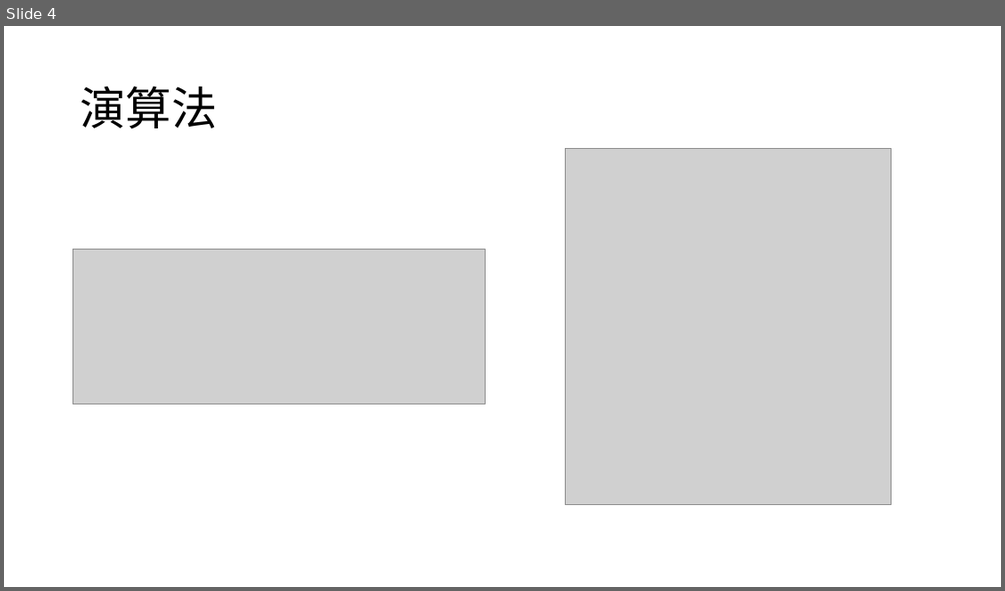
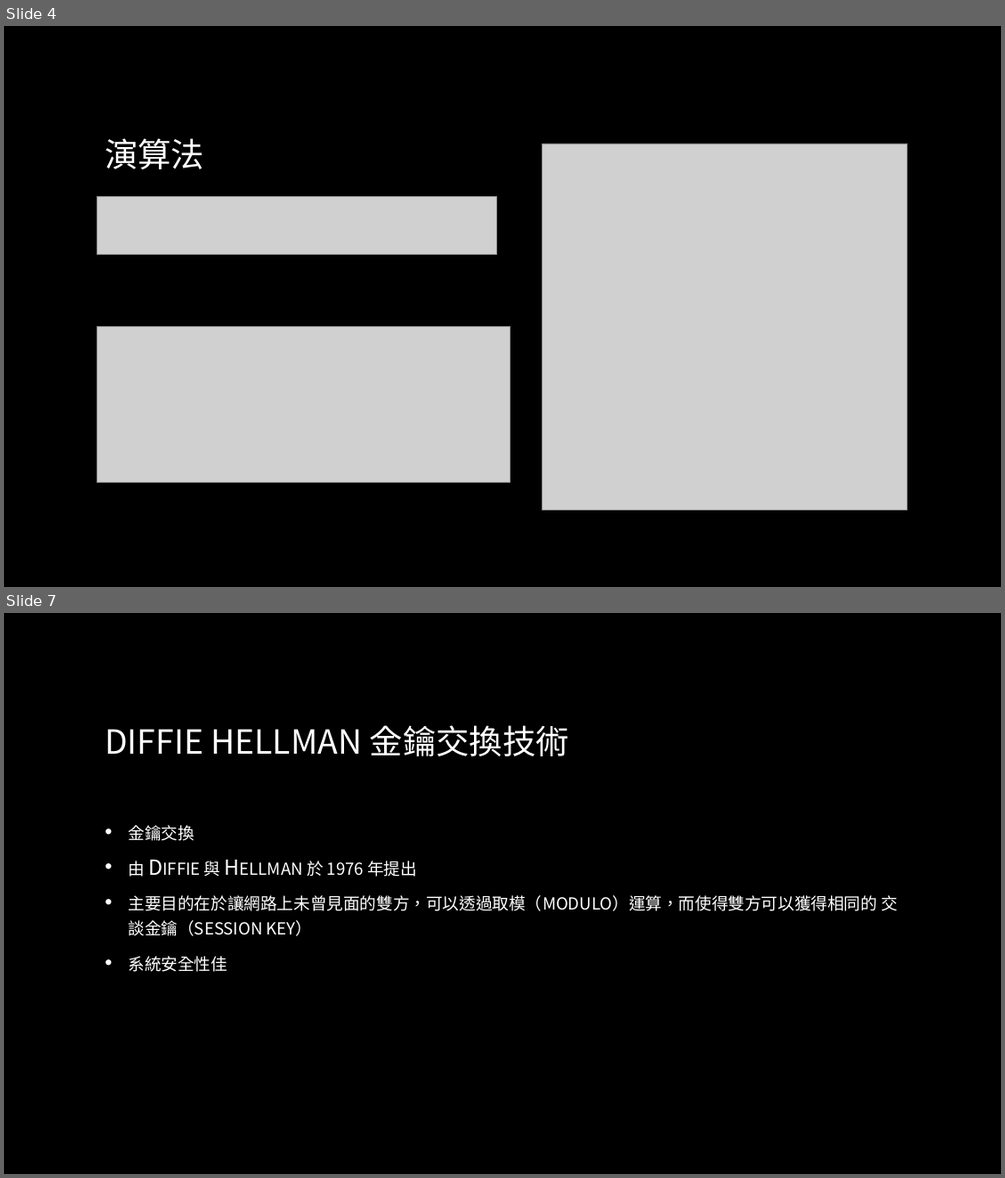
Before and after one commit to 106820026/ChatRoom, a slide deck: 聊天室之訊息加密= =.pptx. Shown one above the other, each under a label of ours: slide 4 before the commit, slides 4 and 7 after it; the slides between them are not shown. The pictures are 1005x591 and 1005x1178 pixels, drawn with LibreOffice and Linux fonts; fonts in the diff are those of the drawing; grey boxes stand for pictures; background and template pictures are left out. Boxes give left, top, right and bottom in pixels: in the first picture for what was removed or moved away, otherwise in the second. Text is boxed around its words. In the diff, an @@ line names an element or a change of style, - is before the commit and + after.

```diff
--- a/聊天室之訊息加密= =.pptx
+++ b/聊天室之訊息加密= =.pptx
@@ slide 7 added at box(4, 613, 1001, 1174), background picture (left out) @@
@@ title added at box(105, 725, 569, 756), 32 pt, text gradient #FFFFFF to #A6A6A6 @@
+DIFFIE HELLMAN 金鑰交換技術
@@ text added at box(129, 825, 898, 972), 20 pt, text gradient #FFFFFF to #BFBFBF, small capitals @@
+• 金鑰交換
+• 由 Diffie 與 Hellman 於 1976 年提出
+• 主要目的在於讓網路上未曾見面的雙方，可以透過取模（modulo）運算，而使得雙方可以獲得相同的 交談金鑰（session key）
+• 系統安全性佳
@@ slide 4 changed as well @@
@@ background #FFFFFF to picture (left out) @@
@@ title "演算法": place and size @@
-title "演算法" at box(80, 86, 217, 129)
+title "演算法" at box(105, 138, 204, 169)
@@ title "演算法" at box(105, 138, 204, 169): size 44 to 32 pt, text colour #000000 to gradient #FFFFFF to #A6A6A6; line spacing 0.9 to 1 @@
@@ picture: place and size @@
-picture at box(565, 149, 890, 505)
+picture at box(542, 143, 907, 509)
@@ picture added at box(97, 197, 497, 254) @@
@@ picture: place and size @@
-picture at box(73, 248, 485, 404)
+picture at box(97, 327, 510, 483)
```
Also in this commit, not shown: 3 other slides changed, 4 other slides added, 1 slide removed, 4 other files.
